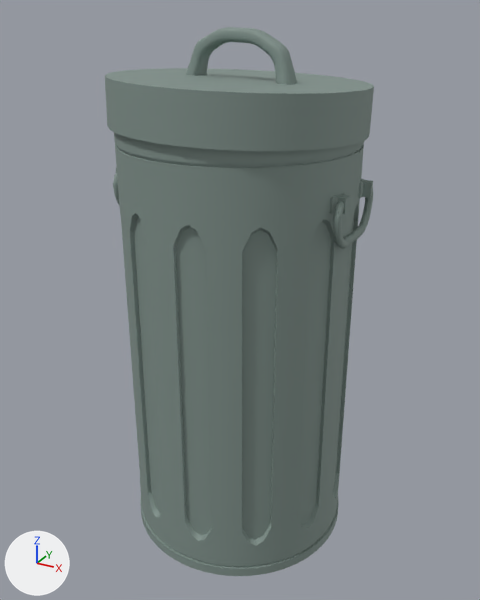
The glTF model Source/assets/models/bin/bin_block.glb: old version first, new version second.
The view is the same before and after, from a 50 mm lens placed at (1.171, -2.123, 1.06), pointed at (0.012, -0.016, 0.006). Every picture has the same lights, and +X, +Y and +Z are marked at lower left. The older version comes first. Vertices at exactly the same position are counted once.

Names of what the first picture shows: 'KOva'.
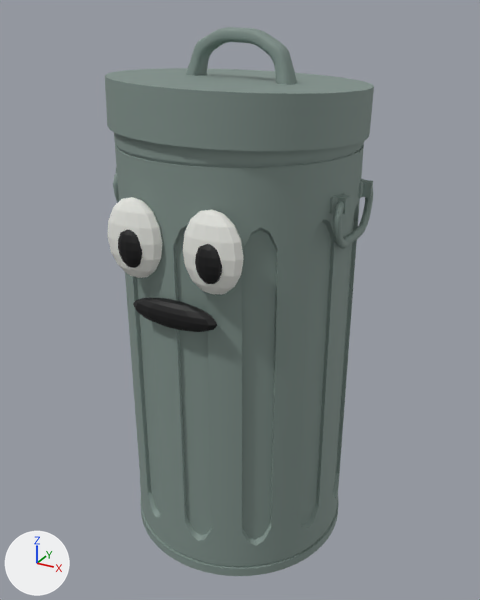
Where the change shows, as pixel boxes (x1, y1, x2, y2) in the pictures (480 x 600 px):
part 1 of me_立方体_001, added: after (108, 197, 162, 278)
part 2 of me_立方体_001, added: after (183, 210, 244, 295)
part 3 of me_立方体_001, added: after (118, 229, 142, 268)
part 4 of me_立方体_001, added: after (195, 244, 222, 284)
part 5 of me_立方体_001, added: after (133, 297, 217, 332)

The change in detail:
Picture 'eye_l' (img_eye_l) is new.
Picture 'pupil_l' (img_pupil_l) is new.
Picture 'pupil_r' (img_pupil_r) is new.
Picture 'eye_r' (img_eye_r) is new.
Picture 'mouth' (img_mouth) is new.
Material 'eye_l' (mat_eye_l) is new.
Its texture is img_eye_l.
Its roughness is 0.6.
Material 'pupil_l' (mat_pupil_l) is new.
Its texture is img_pupil_l.
Its roughness is 0.6.
Material 'pupil_r' (mat_pupil_r) is new.
Its texture is img_pupil_r.
Its roughness is 0.6.
Material 'eye_r' (mat_eye_r) is new.
Its texture is img_eye_r.
Its roughness is 0.6.
Material 'mouth' (mat_mouth) is new.
Its texture is img_mouth.
Its roughness is 0.6.
me_立方体_001 is used by ob_kova; location (0.0, 0.0, 0.0).
me_立方体_001 had 4776 vertices, 9456 faces and spanned x -0.47..0.47, y -0.46..0.46, z -1.0..1.0.
me_立方体_001 now has 5206 vertices, 10296 faces and spans x -0.47..0.47, y -0.51..0.46, z -1.0..1.0.
me_立方体_001 part 1: a new loose piece, a UV sphere (12 segments, 8 rings, poles along z) spanning x -0.26..-0.04, y -0.5..-0.39, z 0.22..0.5, in mat_eye_l (picture img_eye_l).
me_立方体_001 part 2: a new loose piece, a UV sphere (12 segments, 8 rings, poles along z) spanning x 0.04..0.26, y -0.5..-0.39, z 0.22..0.5, in mat_eye_r (picture img_eye_r).
me_立方体_001 part 3: a new loose piece, a UV sphere (12 segments, 8 rings, poles along z) spanning x -0.19..-0.09, y -0.51..-0.45, z 0.27..0.41, in mat_pupil_l (picture img_pupil_l).
me_立方体_001 part 4: a new loose piece, a UV sphere (12 segments, 8 rings, poles along z) spanning x 0.11..0.21, y -0.51..-0.45, z 0.27..0.41, in mat_pupil_r (picture img_pupil_r).
me_立方体_001 part 5: a new loose piece, a UV sphere (12 segments, 8 rings, poles along z) spanning x -0.17..0.17, y -0.49..-0.42, z 0.07..0.17, in mat_mouth (picture img_mouth).
me_立方体_001 gains material mat_eye_l (picture img_eye_l).
me_立方体_001 gains material mat_eye_r (picture img_eye_r).
me_立方体_001 gains material mat_pupil_l (picture img_pupil_l).
me_立方体_001 gains material mat_pupil_r (picture img_pupil_r).
me_立方体_001 gains material mat_mouth (picture img_mouth).
